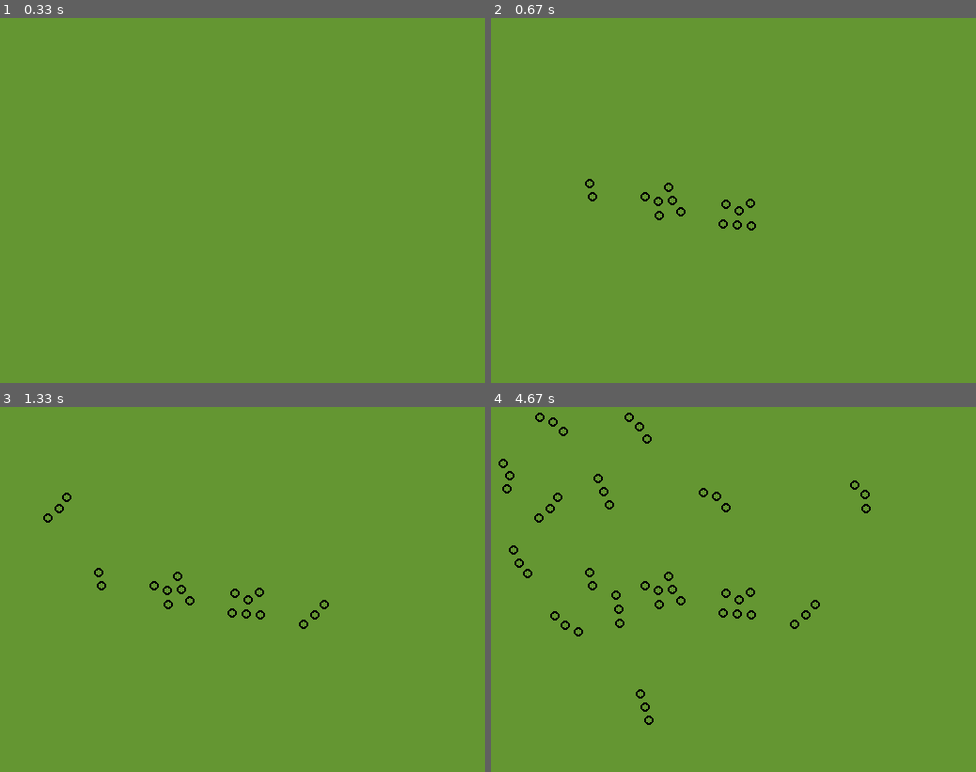
Above: before the commit, frames 1-4 (two rows, left to right).
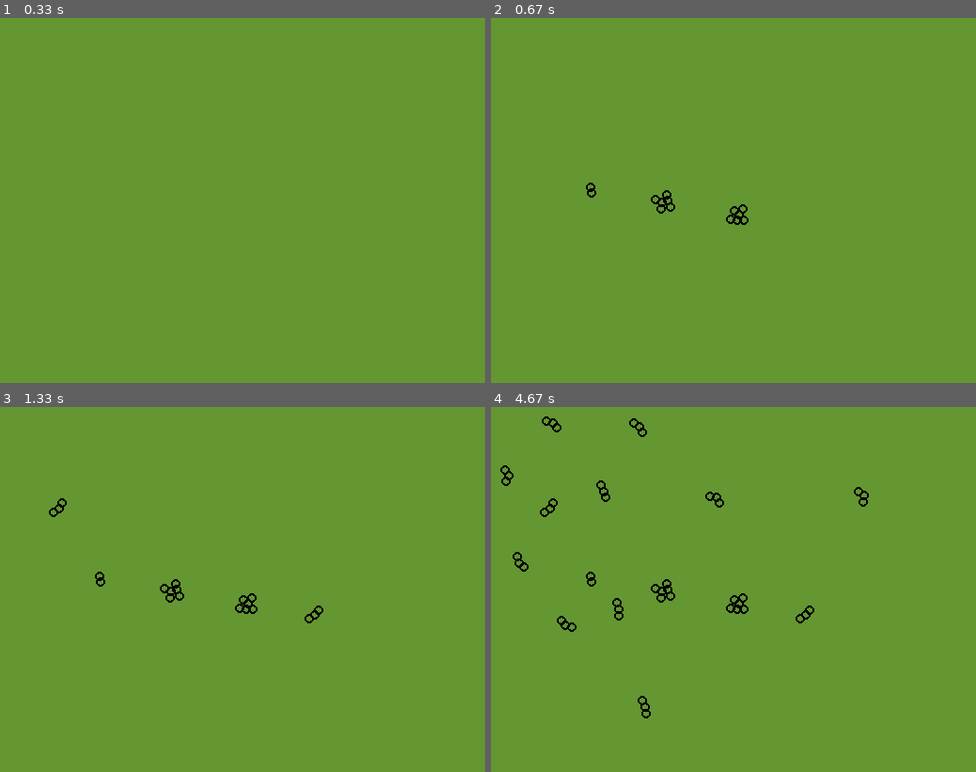
Above: after the commit, the same moments.

Repository: lukehackworth/pyparticle
Game: pygame game, started from pygame_test2.py
Same seed, same stepped clock (60 frames per second), same inputs: the game is played once before the commit and once after it. The source is Python 2; it was converted automatically to run under Python 3.
Inputs (mouse positions are in pixels of both pictures, inside the frame that each line leads up to):
- Up to frame 1 (0.33 s): no input
- Up to frame 2 (0.67 s): press the mouse at (738, 215) at 0.37 s; move the mouse to (665, 204) at 0.47 s; release the mouse at (592, 189) at 0.6 s
- Up to frame 3 (1.33 s): click (58, 509) at 0.72 s; click (315, 615) at 1.05 s
- Up to frame 4 (4.67 s): click (520, 563) at 1.38 s; click (714, 498) at 1.72 s; click (636, 428) at 2.05 s; click (505, 476) at 2.38 s; click (864, 494) at 2.72 s; click (554, 425) at 3.05 s; click (568, 626) at 3.38 s; click (646, 706) at 3.72 s; click (602, 490) at 4.05 s; click (617, 607) at 4.38 s

Frame 1 is identical in both runs. In frame 2, 0.5% of the frame differs, in the area x 19-55%, y 44-59%; in frame 3, 0.7%; in frame 4, 1.5%, in the area x 1-79%, y 1-88%.

Commit message:
Refactor particle_loc_array into particle_array with Class Particle
Makes a class Particle with a loc array. This makes it possible
to add more variables to each particle, like velocity, mass,
function coefficients.

Diff:
--- a/pygame_test2.py
+++ b/pygame_test2.py
@@ -35,8 +35,13 @@
 #particle variables
 base_particle_loc = (width/2,height/2)
 loc_particle_2 = (2,2)
-max_dist = 15
-particle_loc_array = []
+max_dist = 7
+#particle_loc_array = []
+
+particle_array = []
+
+class Particle:
+	loc = []
 
 def main():
 	global loc_particle_2
@@ -44,18 +49,16 @@
 
 	particle_count = 0
 	#very greedy
-	for part_a in particle_loc_array:
-		for part_b in particle_loc_array:
-			if(part_a != part_b):
-				part_dist = locsDistCalc(part_a, part_b)
+	for part_a in particle_array:
+		for part_b in particle_array:
+			if(part_a.loc != part_b.loc):
+				part_dist = locsDistCalc(part_a.loc, part_b.loc)
 				if(part_dist < max_dist):
-					j = particleBoundsCheck(part_a, part_b, part_dist)
-					part_a = j[0]
-					part_b = j[1]
+					j = particleBoundsCheck(part_a.loc, part_b.loc, part_dist)
+					part_a.loc = j[0]
+					part_b.loc = j[1]
 
-		particle_count += 1
-	#time.sleep(.25)
-	#print particle_count
+	particle_count += 1
 
 def mouseCheck():
 	is_mouse_pressed = pygame.mouse.get_pressed()[0]
@@ -66,7 +69,9 @@
 		#pygame.mouse.get_pos is a tuple(immutable), must be changed to array before assigning to particle so particle loc can be updated
 		mouse_loc_array = [mouse_loc[0], mouse_loc[1]]
 		#Random float added to locs so no two particles have same coordinates
-		particle_loc_array.append([mouse_loc_array[0]+random.random(), mouse_loc_array[1]+random.random()])
+		m = Particle()
+		m.loc = [mouse_loc_array[0]+random.random(), mouse_loc_array[1]+random.random()]
+		particle_array.append(m)
 
 def particleBoundsCheck(part_a, part_b, part_dist):
 	#TODO: Add particle edge bounds here, too
@@ -112,8 +117,8 @@
 def screenUpdate():
 	screen.fill(background_color)
 
-	for particle in particle_loc_array:
-		pygame.draw.circle(screen, black, (int(particle[0]), int(particle[1])), 5, 2)
+	for particle in particle_array:
+		pygame.draw.circle(screen, black, (int(particle.loc[0]), int(particle.loc[1])), 5, 2)
 
 	pygame.display.update()
 
